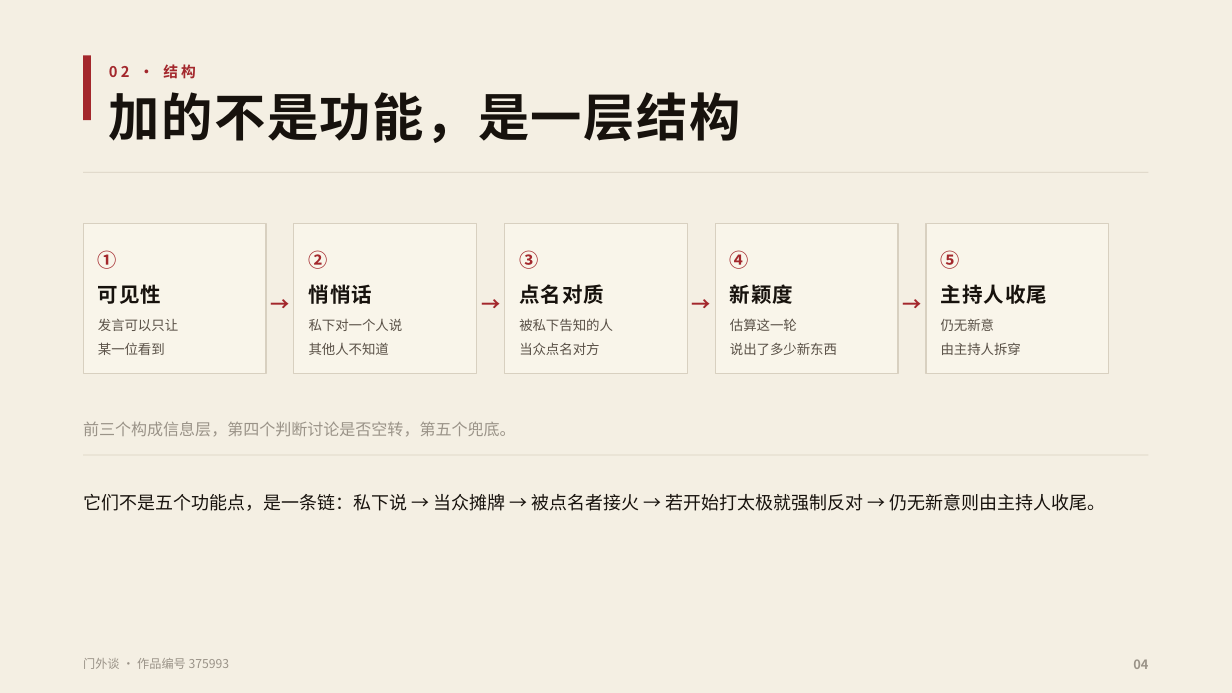
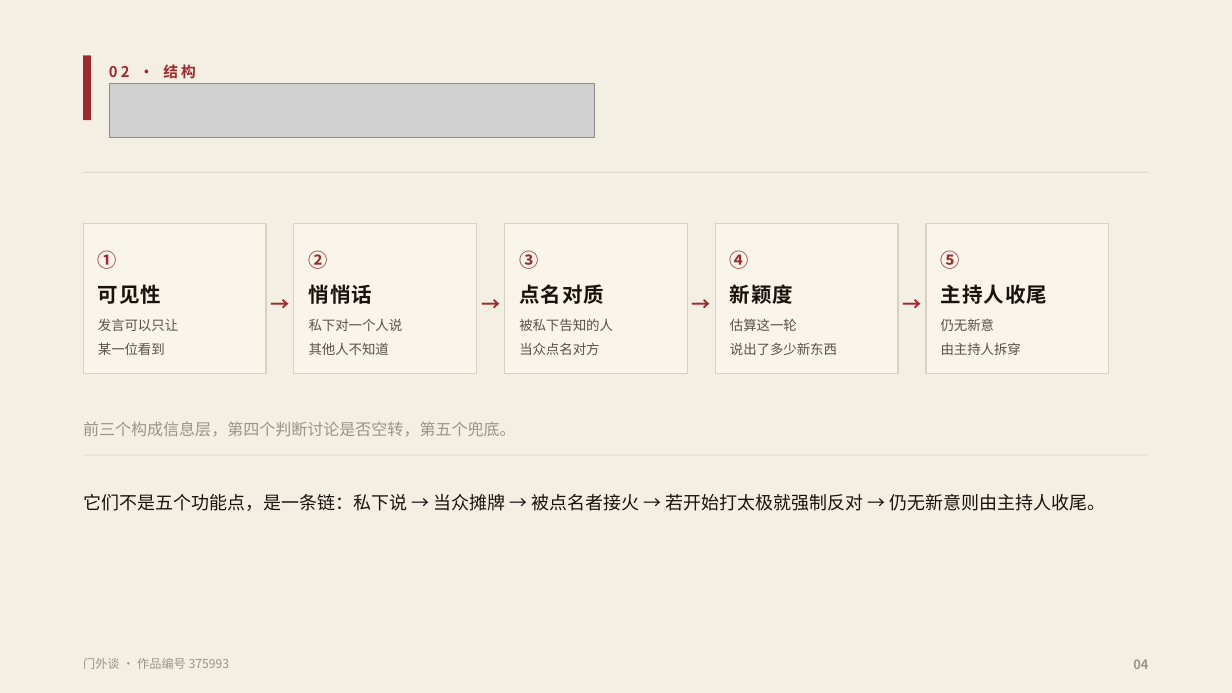
Before and after one commit to fsh114514/menwaitan, a slide deck: slide 4 of competition/答辩PPT.pptx. Drawn at 1232x693 pixels with LibreOffice and Linux fonts; fonts in the diff are those of the drawing; grey boxes stand for pictures. Boxes give left, top, right and bottom in pixels: in the first picture for what was removed or moved away, otherwise in the second. Text is boxed around its words. In the diff, an @@ line names an element or a change of style, - is before the commit and + after.

```diff
--- a/competition/答辩PPT.pptx
+++ b/competition/答辩PPT.pptx
@@ picture added at <box>109,83,595,138</box> @@
@@ text removed at <box>109,92,741,143</box> @@
-加的不是功能，是一层结构
```
Also in this commit, not shown: 10 other slides changed, 2 other files.
